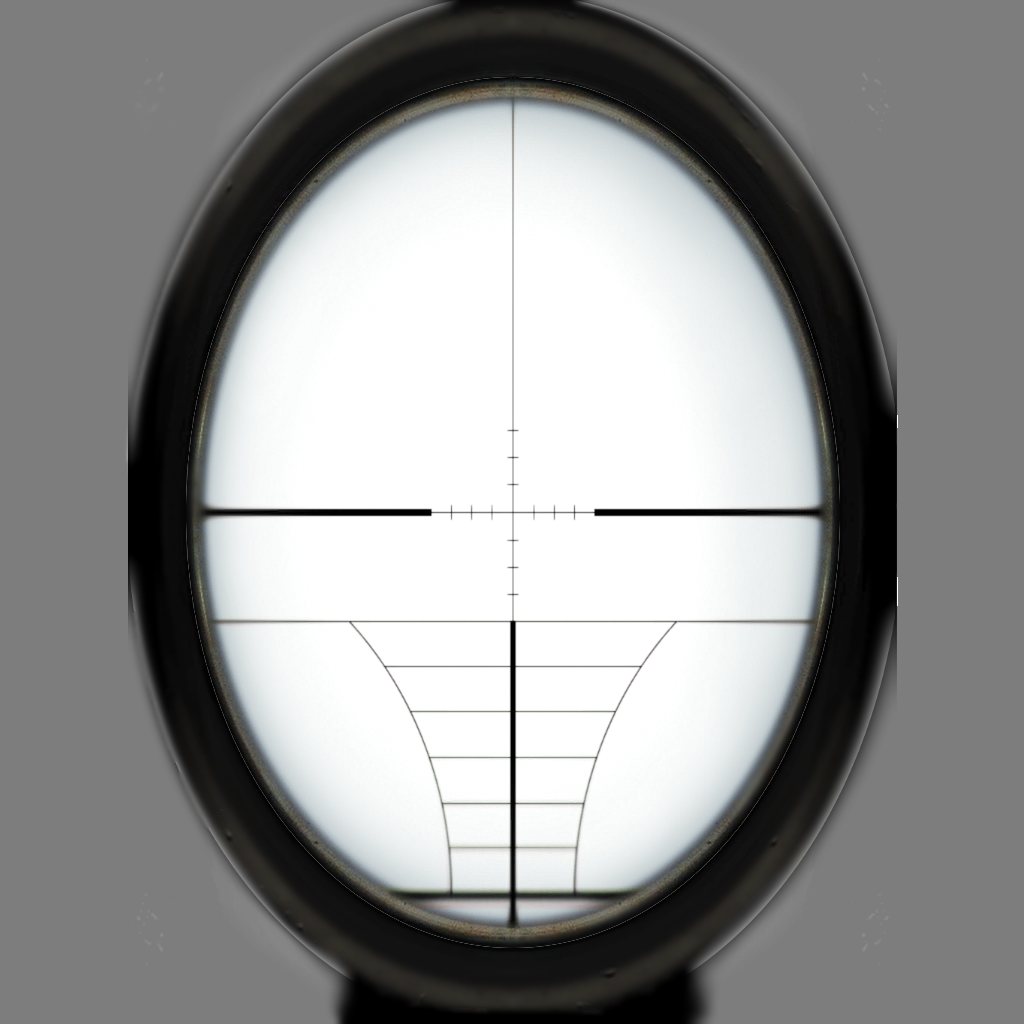
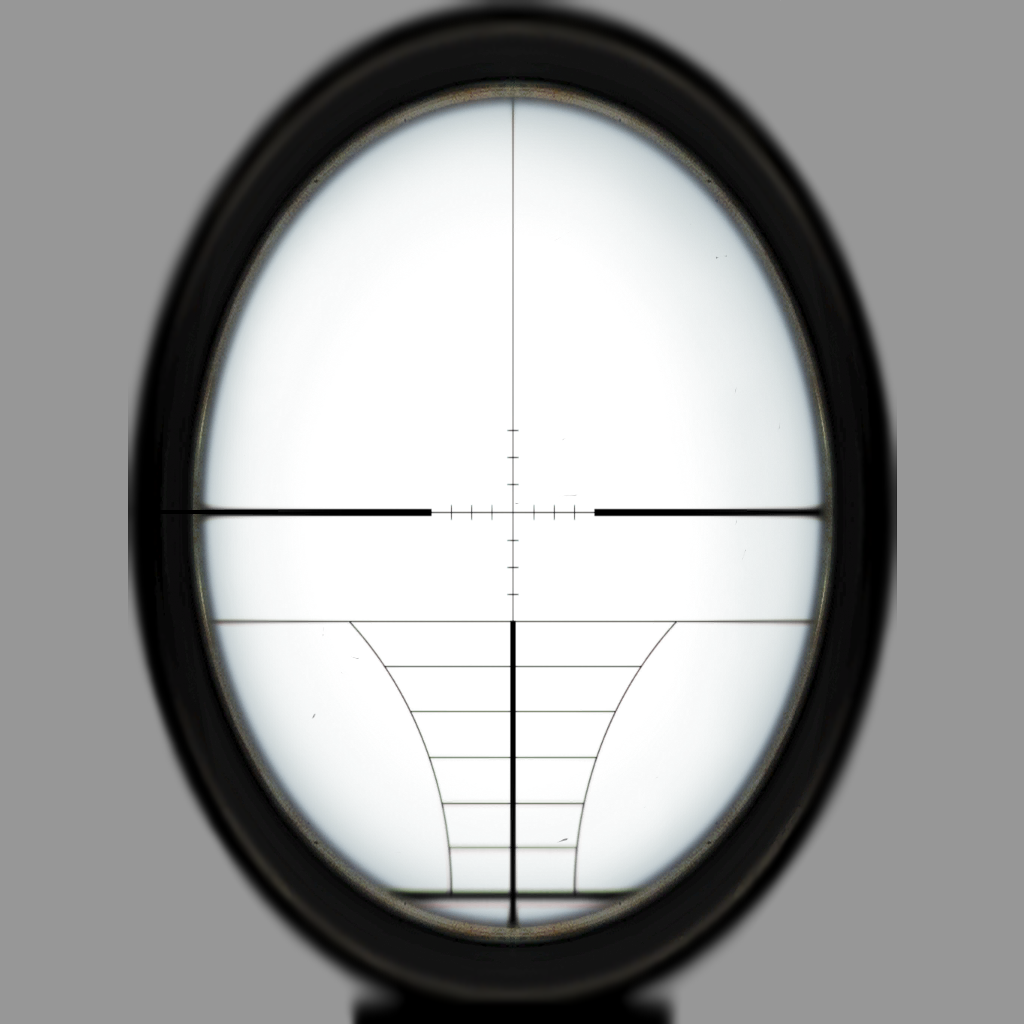
Layer changes from the first 1024px x 1024px image to the second:
renamed "Background" to "main surface", opacity 0% → 100%, moved it above "shade", painted on it over (0, 0, 1024, 1024)
renamed "reticle" to "shade", painted on it over (0, 0, 1024, 1024)
removed layer "scope" over (128, 0, 897, 1024)
"background": opacity 51% → 100%, painted on it over (0, 0, 1024, 1024)
